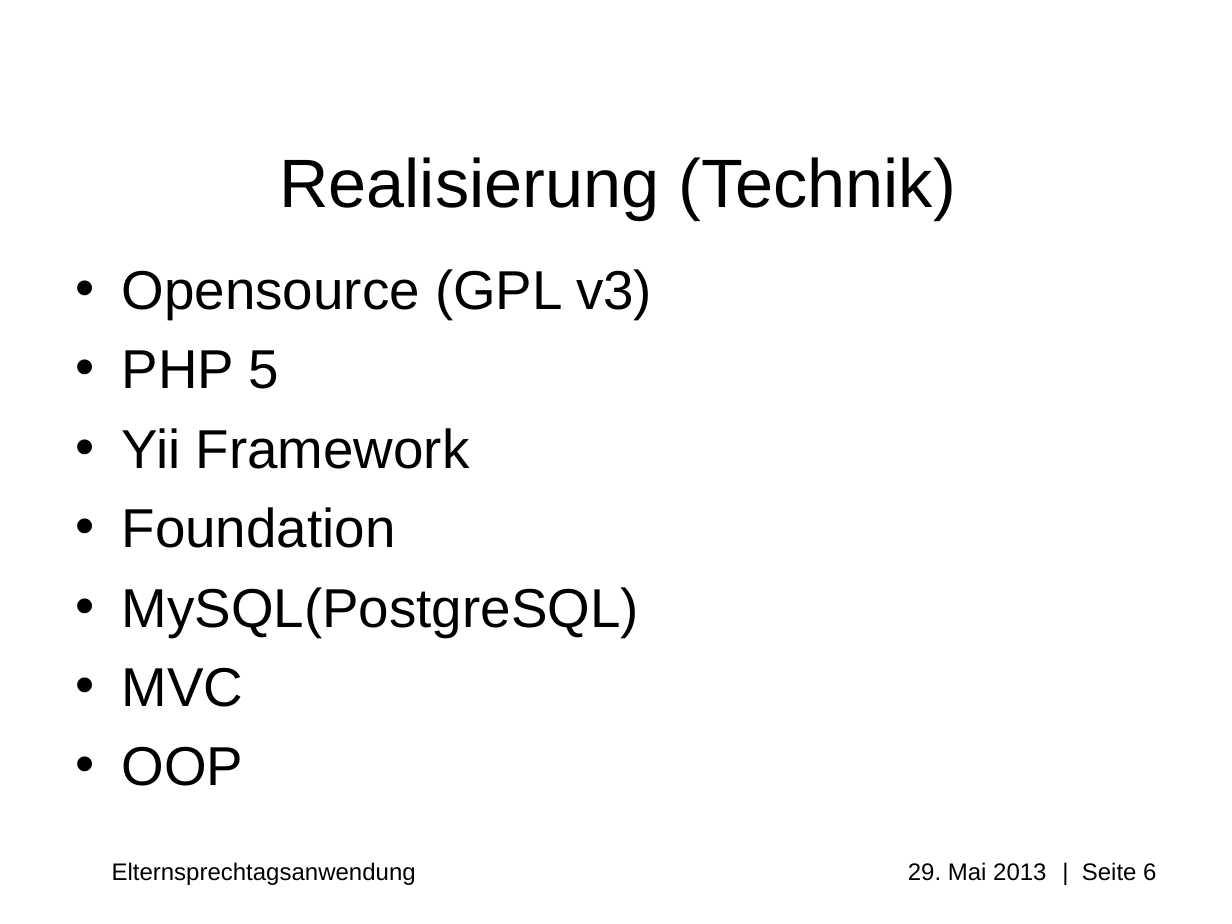
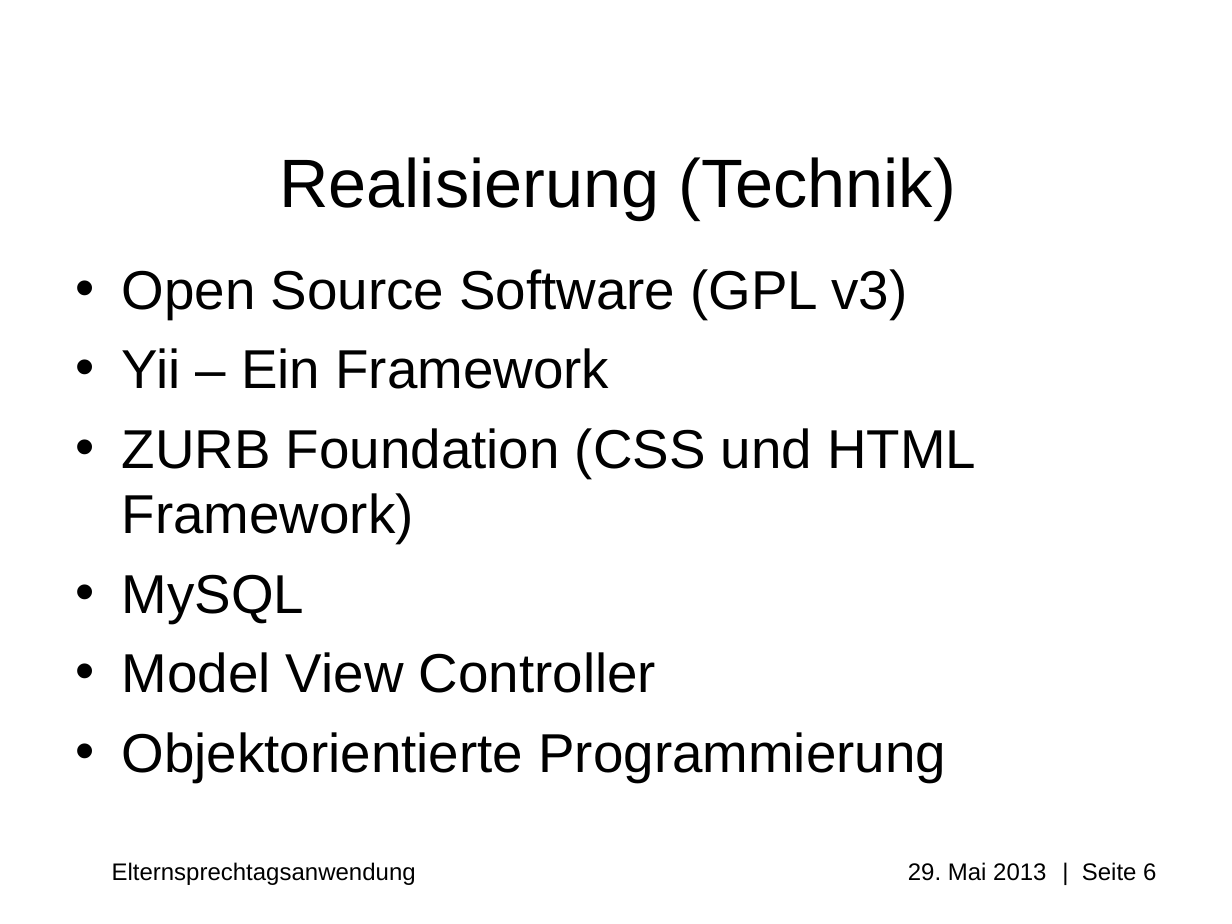
Before and after one commit to Professi/esta, a slide deck: slide 6 of docs/Praesentation/Elternsprechtagsanwendung(ESTA).ppt. Drawn at 1232x924 pixels with LibreOffice and Linux fonts; fonts in the diff are those of the drawing; background and template pictures are left out. Boxes give left, top, right and bottom in pixels: in the first picture for what was removed or moved away, otherwise in the second. Text is boxed around its words. In the diff, an @@ line names an element or a change of style, - is before the commit and + after.

```diff
--- a/docs/Praesentation/Elternsprechtagsanwendung(ESTA).ppt
+++ b/docs/Praesentation/Elternsprechtagsanwendung(ESTA).ppt
@@ text at [122, 269, 976, 782]: text changed @@
-• Opensource (GPL v3)
-• PHP 5
-• Yii Framework
-• Foundation
-• MySQL(PostgreSQL)
-• MVC
-• OOP
+• Open Source Software (GPL v3)
+• Yii – Ein Framework
+• ZURB Foundation (CSS und HTML Framework)
+• MySQL
+• Model View Controller
+• Objektorientierte Programmierung
```
Also in this commit, not shown: 2 other slides changed, 2 other files.
